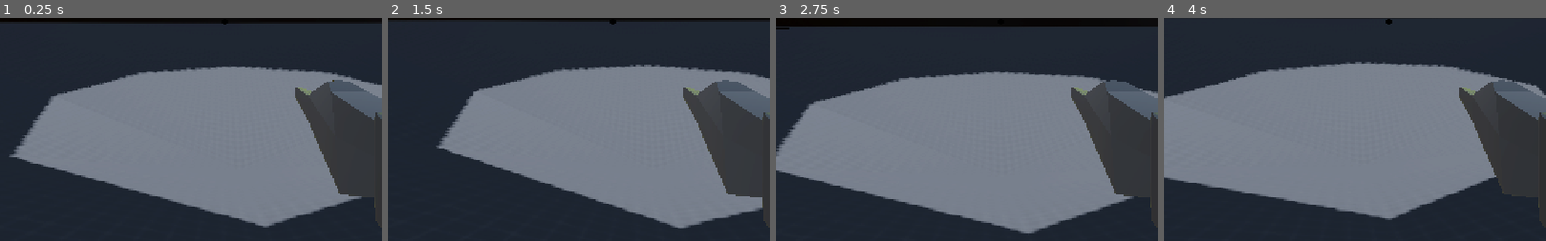
Above: before the commit, frames 1-4 (left to right).
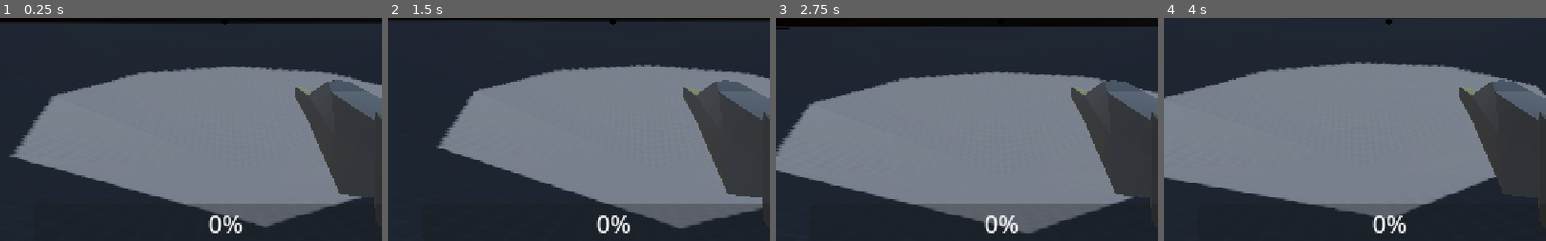
Above: after the commit, the same moments.

Repository: burnt-meat/extrinsic
Game: Godot game, scene res://arena.tscn
Same seed, same stepped clock (60 frames per second), same inputs: the game is played once before the commit and once after it.
Inputs (mouse positions are % of the whole screen's width and height, from its top left):
- Up to frame 1 (0.25 s): no input
- Up to frame 2 (1.5 s): tap Enter at 0.5 s; move the mouse to (55, 50) at 0.52 s; hold W (forward) from 0.53 s (still down); click (55, 50) at 0.6 s; tap Space (jump) at 0.77, 1.25 s; tap 1 (weapon1) at 0.8, 1.35 s; move the mouse to (45, 50) at 1.27 s
- Up to frame 3 (2.75 s): keep holding W (forward); tap Space (jump) at 1.52 s; tap 2 (weapon2) at 1.55, 2.1 s; tap Enter at 2 s; move the mouse to (52, 48) at 2.02 s; click (52, 48) at 2.3 s
- Up to frame 4 (4 s): keep holding W (forward); tap Space (jump) at 2.75, 3.02, 3.77 s; move the mouse to (49, 52) at 2.77 s; click (49, 52) at 2.85 s; tap 1 (weapon1) at 3.05, 3.6 s; tap Enter at 3.5 s; move the mouse to (57, 51) at 3.52 s; tap 2 (weapon2) at 3.8 s
The pictures show only the part of the screen within x 21-71%, y 49-99%; the shares and areas given below are measured in that part.

The runs differ from the first frame. In frame 1, 2.4% of the frame differs, in the area x 48-89%, y 83-97%; in frame 2, 2.8%; in frame 3, 3.5%, in the area x 35-88%, y 83-97%; in frame 4, 1.4%.
Error before the commit: Invalid assignment of property or key 'effects' with value of type 'Array' on a base object of type 'Resource (Weapon)'. (res://APIs/GunAPI.gd:36)
Error after the commit: Invalid assignment of property or key 'effects' with value of type 'Array' on a base object of type 'Resource (Weapon)'. (res://APIs/GunAPI.gd:49)

Commit message:
changes and stuff

Diff:
--- a/APIs/GunAPI.gd
+++ b/APIs/GunAPI.gd
@@ -2,7 +2,11 @@
 
 var loadedWeapons: Array[Resource] = []
 
-signal switched_weapon(res: Resource)
+var onCooldown := {}
+var canShoot := {}
+
+signal switched_weapon(res: Resource, id: int)
+signal started_cooldown(id: int)
 
 var currentWeapon: int = 0
 
@@ -25,7 +29,16 @@
 	holder.currentWeapon = id
 	emit_signal("switched_weapon", w)
 
-# TODO: Dict -> Resource, needed for changing meshes etc.
+# Starts a cooldown on a weapon
+func startCooldown(id: int):
+	var w := loadedWeapons[id]
+	canShoot[w.id] = false
+	var t := get_tree().create_timer(w.cooldown)
+	t.connect("timeout", func(): canShoot[w.id] = true)
+	onCooldown[w.id] = t
+	emit_signal("started_cooldown", id)
+
+
 # Creates a weapon, and returns it's ID in the GunAPI register
 func create_weapon(name: String, damage: float, cooldown: float, effects: Array, scenePath: String) -> int:
 	var holder := _get_weapon_holder()
@@ -36,7 +49,9 @@
 	weapon.effects = effects
 	weapon.modelScene = load(scenePath)
 	weapon.modelScene
+	weapon.id = loadedWeapons.size()
+	onCooldown[weapon.id] = Timer.new()
+	canShoot[weapon.id] = true
 	loadedWeapons.append(weapon)
-	holder.onCooldown[loadedWeapons.size() - 1] = false
 
-	return loadedWeapons.size() - 1
+	return weapon.id
--- a/Resources/Scripts/Weapon.gd
+++ b/Resources/Scripts/Weapon.gd
@@ -1,6 +1,7 @@
 extends Resource
 class_name Weapon
 
+@export var id: int
 @export var name: String
 @export var damage: float
 @export var cooldown: float
--- a/Scenes/EnemyFlying.tscn
+++ b/Scenes/EnemyFlying.tscn
@@ -1,7 +1,8 @@
-[gd_scene load_steps=5 format=3 uid="uid://cv6dr5qq7hlvs"]
+[gd_scene load_steps=6 format=3 uid="uid://cv6dr5qq7hlvs"]
 
 [ext_resource type="Script" path="res://Scripts/EnemyFlying.gd" id="1_1cujg"]
 [ext_resource type="PackedScene" uid="uid://g8ou0cssc0jk" path="res://Assets/Models/fish.glb" id="2_s3l7e"]
+[ext_resource type="AudioStream" uid="uid://c57o57rkp48fr" path="res://Assets/SFX/hit.wav" id="3_upj22"]
 
 [sub_resource type="PhysicsMaterial" id="PhysicsMaterial_3ytot"]
 bounce = 1.0
@@ -29,3 +30,8 @@
 light_color = Color(0.901961, 0.901961, 0.901961, 1)
 light_energy = 5.0
 omni_range = 8.34878
+
+[node name="HitSFX" type="AudioStreamPlayer3D" parent="."]
+stream = ExtResource("3_upj22")
+bus = &"SFX"
+attenuation_filter_db = 0.0
--- a/Scenes/EnemySpawner.tscn
+++ b/Scenes/EnemySpawner.tscn
@@ -1,6 +1,7 @@
-[gd_scene load_steps=4 format=3 uid="uid://x4oapxp0rxuy"]
+[gd_scene load_steps=5 format=3 uid="uid://x4oapxp0rxuy"]
 
 [ext_resource type="Script" path="res://Scripts/EnemySpawner.gd" id="1_ru5m5"]
+[ext_resource type="AudioStream" uid="uid://c57o57rkp48fr" path="res://Assets/SFX/hit.wav" id="2_q0bdt"]
 
 [sub_resource type="CylinderMesh" id="CylinderMesh_pncd7"]
 top_radius = 0.0
@@ -32,4 +33,8 @@
 spot_range = 15.0
 spot_angle = 15.0
 
+[node name="HitSFX" type="AudioStreamPlayer3D" parent="."]
+stream = ExtResource("2_q0bdt")
+bus = &"SFX"
+
 [connection signal="timeout" from="SpawnTimer" to="." method="_on_spawn_timer_timeout"]
--- a/Scenes/Player.tscn
+++ b/Scenes/Player.tscn
@@ -1,10 +1,12 @@
-[gd_scene load_steps=14 format=3 uid="uid://c0onwct0xl47"]
+[gd_scene load_steps=16 format=3 uid="uid://c0onwct0xl47"]
 
 [ext_resource type="Script" path="res://Scripts/Player.gd" id="1_66hsi"]
 [ext_resource type="Script" path="res://Scripts/weapon.gd" id="2_mm2sc"]
 [ext_resource type="PackedScene" uid="uid://j3gtw84j7hp2" path="res://Scenes/Guns/Rifle.tscn" id="3_rf5c1"]
 [ext_resource type="Texture2D" uid="uid://chmowq51hp4g4" path="res://Assets/crosshair.png" id="3_rkxvw"]
 [ext_resource type="Texture2D" uid="uid://c5k63g0xq7w4e" path="res://Assets/VFX/flash.png" id="4_568yx"]
+[ext_resource type="AudioStream" uid="uid://ja808e46bx0" path="res://Assets/SFX/rifle.wav" id="5_eyqwt"]
+[ext_resource type="Script" path="res://Scripts/HUD.gd" id="5_ytuax"]
 
 [sub_resource type="CapsuleMesh" id="CapsuleMesh_euc82"]
 
@@ -163,6 +165,10 @@
 light_color = Color(1, 1, 0, 1)
 light_energy = 7.0
 omni_range = 10.0
+
+[node name="GunSFX" type="AudioStreamPlayer" parent="Neck/WeaponHolder"]
+stream = ExtResource("5_eyqwt")
+bus = &"SFX"
 
 [node name="AnimationPlayer" type="AnimationPlayer" parent="Neck"]
 libraries = {
@@ -182,9 +188,9 @@
 offset_bottom = 150.0
 grow_horizontal = 2
 grow_vertical = 2
+script = ExtResource("5_ytuax")
 
 [node name="CrossHair" type="TextureRect" parent="HUD"]
-layout_mode = 1
 anchors_preset = 8
 anchor_left = 0.5
 anchor_top = 0.5
@@ -200,4 +206,22 @@
 ignore_texture_size = true
 metadata/_edit_layout_mode = 1
 
+[node name="ReloadTimer" type="ProgressBar" parent="HUD"]
+unique_name_in_owner = true
+anchors_preset = 7
+anchor_left = 0.5
+anchor_top = 1.0
+anchor_right = 0.5
+anchor_bottom = 1.0
+offset_left = -128.0
+offset_top = -28.0
+offset_right = 128.0
+offset_bottom = -1.0
+grow_horizontal = 2
+grow_vertical = 0
+
+[node name="ReloadPoll" type="Timer" parent="HUD"]
+wait_time = 0.05
+
 [connection signal="timeout" from="Neck/WeaponHolder/Flash/Timer" to="Neck/WeaponHolder" method="_on_timer_timeout"]
+[connection signal="timeout" from="HUD/ReloadPoll" to="HUD" method="_on_reload_poll_timeout"]
--- a/Scripts/EnemyFlying.gd
+++ b/Scripts/EnemyFlying.gd
@@ -5,7 +5,9 @@
 @export var health: float = 2:
 	set(value):
 		health = value
+		$HitSFX.play()
 		if value <= 0:
+			$HitSFX.play()
 			die()
 @export var SPEED: float = 1
 
--- a/Scripts/EnemySpawner.gd
+++ b/Scripts/EnemySpawner.gd
@@ -5,11 +5,12 @@
 
 @onready var FishEnemy: PackedScene = preload("res://Scenes/EnemyFlying.tscn")
 
-
 @export var health: float = 20:
 	set(value):
 		health = value
+		$HitSFX.play()
 		if value <= 0:
+			$HitSFX.play()
 			die()
 @export var SPEED: float = 1
 
--- /dev/null
+++ b/Scripts/HUD.gd
@@ -0,0 +1,20 @@
+extends Control
+
+@onready var ReloadTimer: ProgressBar = %ReloadTimer
+@onready var ReloadPoll: Timer = $ReloadPoll
+@onready var WeaponHolder: Node3D = %WeaponHolder
+
+func _ready():
+	GunApi.connect("started_cooldown", _change_weapon_reloadtimer)
+
+
+func _change_weapon_reloadtimer(id: int):
+	if GunApi.onCooldown[id].time_left > 0:
+		ReloadTimer.value = (GunApi.onCooldown[id].time_left / GunApi.loadedWeapons[id].cooldown) * 100
+	else:
+		ReloadTimer.value = 0
+	ReloadPoll.start()
+
+
+func _on_reload_poll_timeout():
+	_change_weapon_reloadtimer(WeaponHolder.currentWeapon)
--- a/Scripts/Player.gd
+++ b/Scripts/Player.gd
@@ -17,9 +17,9 @@
 
 @export var JUMP_VELOCITY := 7.0
 
-@export var DEFAULT_SPEED := 5.5
-@export var MAX_SPEED := 21.0
-@export var SPEED_UP_RATE := 1.5
+@export var DEFAULT_SPEED := 6
+@export var MAX_SPEED := 28.0
+@export var SPEED_UP_RATE := 3
 
 @export var sensitivity := 0.2
 
@@ -47,7 +47,7 @@
 func _ready():
 	Input.mouse_mode = Input.MOUSE_MODE_CAPTURED
 	ScoreApi.connect("score_changed", func(): print(ScoreApi.score))
-	GunApi.create_weapon("Rifle", 1, .3, [], "res://Scenes/Guns/Rifle.tscn")
+	GunApi.create_weapon("Rifle", 1, .2, [], "res://Scenes/Guns/Rifle.tscn")
 	GunApi.create_weapon("Boom", 0, 10, [BoomGunEffect.new()], "res://Scenes/Guns/Boom.tscn")
 
 func _input(event):
--- a/Scripts/weapon.gd
+++ b/Scripts/weapon.gd
@@ -5,6 +5,7 @@
 @onready var Player: CharacterBody3D = $"../.."
 @onready var Flash: Sprite3D = $Flash
 @onready var FlashTimer: Timer = $Flash/Timer
+@onready var GunSFX: AudioStreamPlayer = $GunSFX
 
 
 var damage: float = 0
@@ -13,16 +14,13 @@
 
 var currentWeapon: int
 
-var onCooldown := {}
-
 func _ready():
 	Ray.add_exception(Player)
 
 func _process(delta):
-	if Input.is_action_just_pressed("shoot") and not onCooldown[currentWeapon]:
-
-		onCooldown[currentWeapon] = true
-		disableCooldown(currentWeapon, cooldown)
+	if Input.is_action_just_pressed("shoot") and GunApi.canShoot[currentWeapon]:
+		GunApi.startCooldown(currentWeapon)
+		GunSFX.play()
 		AP.stop()
 		AP.play("shoot")
 		flash()
@@ -40,10 +38,6 @@
 	Flash.visible = true
 	FlashTimer.start()
 
-func disableCooldown(id: int, cd: float):
-	get_tree().create_timer(cd).connect("timeout", func(): onCooldown[id] = false)
-
-
 
 func _on_timer_timeout():
 	Flash.visible = false
--- a/arena.tscn
+++ b/arena.tscn
@@ -70,7 +70,7 @@
 transform = Transform3D(-4.37114e-08, 0, -1, 0, 1, 0, 1, 0, -4.37114e-08, -19.6146, 4.77679, -1.00867)
 
 [node name="SpawnTimer" type="Timer" parent="."]
-wait_time = 5.0
+wait_time = 10.0
 autostart = true
 
 [node name="BGM" type="AudioStreamPlayer" parent="."]
Not shown, added: Assets/SFX/hit.wav.import
Not shown, added: Assets/SFX/rifle.wav.import
Not shown, added: Assets/SFX/hit.wav
Not shown, added: Assets/SFX/rifle.wav
